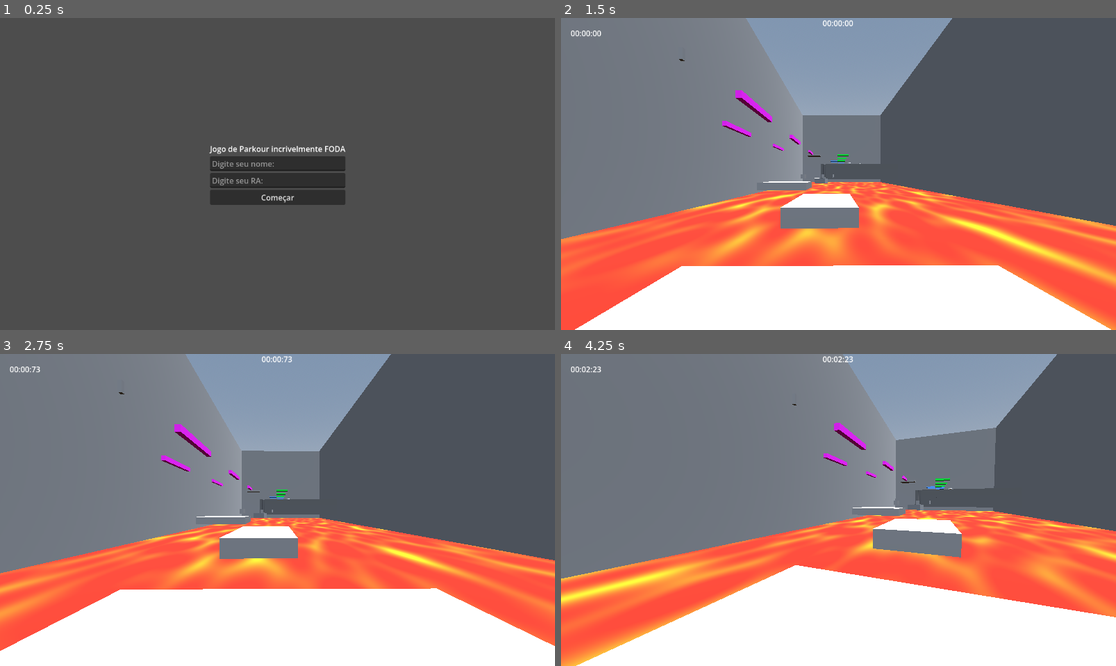
Above: before the commit, frames 1-4 (two rows, left to right).
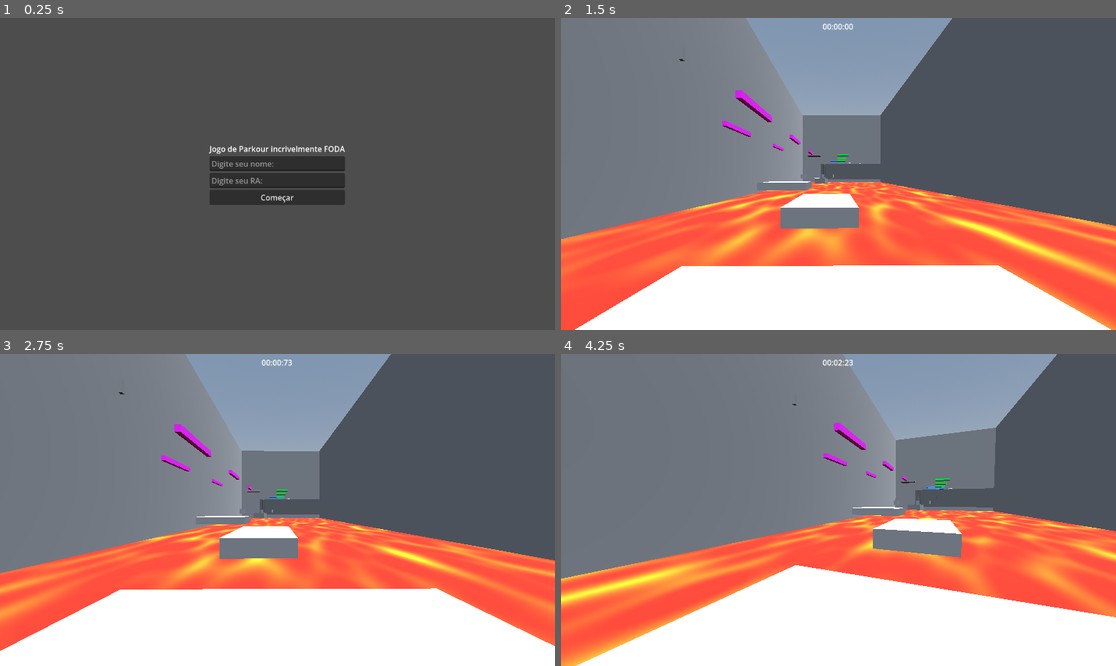
Above: after the commit, the same moments.

Repository: Hugouououo/UniGames
Game: Godot game, scene res://menu.tscn
Two runs of this game, one before a commit and one after it. Both use one fixed random seed, a clock stepped at 60 frames per second and the inputs below.
Inputs (mouse positions are in pixels of both pictures, inside the frame that each line leads up to):
- Up to frame 1 (0.25 s): no input
- Up to frame 2 (1.5 s): click (838, 164) at 0.52 s; type "Alex" at 0.6 s; click (838, 180) at 0.75 s; type "12" at 0.83 s; click "Começar" at 1.25 s
- Up to frame 3 (2.75 s): tap Enter (ui_accept) at 2, 2.27 s; move the mouse to (399, 494) at 2.02 s; hold Right (ui_right) from 2.03 s (still down); tap Shift (dash) at 2.1 s; click (399, 494) at 2.17 s
- Up to frame 4 (4.25 s): move the mouse to (810, 510) at 2.77 s; release Right (ui_right) at 2.78 s; hold Up (ui_up) from 2.78 s (still down); tap Shift (dash) at 2.85, 3.6 s; tap Enter (ui_accept) at 3.02 s; move the mouse to (849, 503) at 3.52 s

The runs differ from the first frame. In frame 1, 0.5% of the frame differs, in the area x 37-63%, y 40-60%; in frame 2, 0.2%; in frame 3, 0.2%; in frame 4, 0.2%.

Commit message:
Avanços no checkpoint e outros polimentos
Mexi no timer e na interface tbm

Diff:
--- a/checkpoint_1.gd
+++ b/checkpoint_1.gd
@@ -1,11 +1,32 @@
 extends Area3D
 
+# Variável para controlar se este checkpoint já foi usado
+var ativado: bool = false
+
 func _ready():
-	# Conecta o sinal que detecta quando algo entra na área
 	body_entered.connect(_on_body_entered)
 
 func _on_body_entered(body):
-	# Verifica se o objeto que entrou tem o método de queda (seu Player)
-	if body.has_method("check_fall"):
+	# Só executa se ainda não foi ativado E se for o jogador
+	if not ativado and body.has_method("check_fall"):
+		ativado = true # Marca como ativado para nunca mais entrar aqui
+
 		Global.checkpoint_pos = global_position
 		print("Checkpoint ativado em: ", global_position)
+
+		# Chama a função para mostrar o texto na interface
+		exibir_mensagem_checkpoint()
+
+func exibir_mensagem_checkpoint():
+	# Supondo que você tenha um CanvasLayer com um Label chamado "MensagemLabel"
+	# Você pode acessar sua UI via Singleton ou via get_node
+	var label = get_tree().root.find_child("LabelCheckpoint", true, false)
+
+	if label:
+		label.text = "Checkpoint Ativado!"
+		label.visible = true
+
+		# Espera 1 segundo de forma não bloqueante
+		await get_tree().create_timer(1.0).timeout
+
+		label.visible = false
--- a/interface_controles.tscn
+++ b/interface_controles.tscn
@@ -16,10 +16,20 @@
 anchors_preset = 5
 anchor_left = 0.5
 anchor_right = 0.5
-offset_left = -26.5
-offset_right = 26.5
-offset_bottom = 23.0
+offset_left = -32.0
+offset_right = 32.0
+offset_bottom = 37.0
 grow_horizontal = 2
 text = "00:00:00"
 horizontal_alignment = 1
 vertical_alignment = 1
+uppercase = true
+
+[node name="LabelCheckpoint" type="Label" parent="." unique_id=497989572]
+visible = false
+layout_mode = 0
+offset_right = 40.0
+offset_bottom = 23.0
+text = "Checkpoint alcançado!"
+horizontal_alignment = 1
+vertical_alignment = 2
--- a/menu.tscn
+++ b/menu.tscn
@@ -11,11 +11,12 @@
 [node name="VBoxContainer" type="VBoxContainer" parent="." unique_id=1669772939]
 layout_mode = 1
 anchors_preset = -1
-offset_left = 435.5
-offset_top = 260.0
-offset_right = 716.5
-offset_bottom = 388.0
-alignment = 2
+anchor_left = 10.887
+anchor_top = 6.5000005
+anchor_right = 17.912
+anchor_bottom = 9.700001
+grow_horizontal = 2
+alignment = 1
 
 [node name="LabelTitulo" type="Label" parent="VBoxContainer" unique_id=903782371]
 layout_mode = 2
--- a/principal.tscn
+++ b/principal.tscn
@@ -109,7 +109,8 @@
 [sub_resource type="StandardMaterial3D" id="StandardMaterial3D_jrosl"]
 albedo_color = Color(1, 0.1764706, 1, 1)
 
-[sub_resource type="SphereShape3D" id="SphereShape3D_ynwup"]
+[sub_resource type="SphereShape3D" id="SphereShape3D_75vob"]
+radius = 0.62134767
 
 [node name="Principal" type="Node3D" unique_id=1734729434]
 
@@ -617,19 +618,17 @@
 [node name="Pause_menu" parent="." unique_id=1746631569 instance=ExtResource("16_cxgpi")]
 
 [node name="Checkpoint" type="Area3D" parent="." unique_id=1645304736]
-transform = Transform3D(1, 0, 0, 0, 1, 0, 0, 0, 1, 12.885164, 1.1136773, -2.2089736)
+transform = Transform3D(0.0542761, -0.16830905, 0.9842389, 0, 0.98569185, 0.16855751, -0.998526, -0.009148644, 0.053499512, 105.02089, 3.8756402, 20.386288)
 script = ExtResource("7_ynwup")
 
-[node name="CollisionShape3D" type="CollisionShape3D" parent="Checkpoint" unique_id=659354127]
-transform = Transform3D(-0.04098947, 0.055850632, -0.9975974, 0, 0.9984365, 0.05589761, 0.9991596, 0.0022912133, -0.040925384, 92.25714, 3.4085538, 22.679312)
-shape = SubResource("SphereShape3D_ynwup")
-
-[node name="Checkpoint2" type="Area3D" parent="." unique_id=1483285190]
-transform = Transform3D(1, 0, 0, 0, 1, 0, 0, 0, 1, 12.885164, 1.1136773, -2.2089736)
+[node name="CollisionShape3D" type="CollisionShape3D" parent="Checkpoint" unique_id=68388227]
+shape = SubResource("SphereShape3D_75vob")
+
+[node name="Checkpoint2" type="Area3D" parent="." unique_id=950438678]
+transform = Transform3D(1, 0, 0, 0, 1, 0, 0, 0, 1, 227.63571, 16.500898, 13.185431)
 script = ExtResource("7_ynwup")
 
-[node name="CollisionShape3D" type="CollisionShape3D" parent="Checkpoint2" unique_id=1010992438]
-transform = Transform3D(0.3401692, 0.07303186, -0.937524, 0, 0.99697965, 0.07766337, 0.94036424, -0.026418686, 0.3391418, -1.3213911, 1.042294, 1.817301)
-shape = SubResource("SphereShape3D_ynwup")
+[node name="CollisionShape3D" type="CollisionShape3D" parent="Checkpoint2" unique_id=2127094112]
+shape = SubResource("SphereShape3D_75vob")
 
 [node name="Timer" parent="." unique_id=797562577 instance=ExtResource("17_ynwup")]
--- a/timer.tscn
+++ b/timer.tscn
@@ -1,12 +1,13 @@
 [gd_scene format=3 uid="uid://cdtmmgxgxnfos"]
 
-[ext_resource type="Script" path="res://timer_manager.gd" id="1_3v1os"]
+[ext_resource type="Script" uid="uid://cybipthrwt1ha" path="res://timer_manager.gd" id="1_3v1os"]
 
-[node name="Timer" type="CanvasLayer"]
+[node name="Timer" type="CanvasLayer" unique_id=1223491719]
 process_mode = 3
 script = ExtResource("1_3v1os")
 
-[node name="Label" type="Label" parent="."]
+[node name="Label" type="Label" parent="." unique_id=1984167861]
+visible = false
 offset_left = 20.0
 offset_top = 20.0
 offset_right = 160.0
